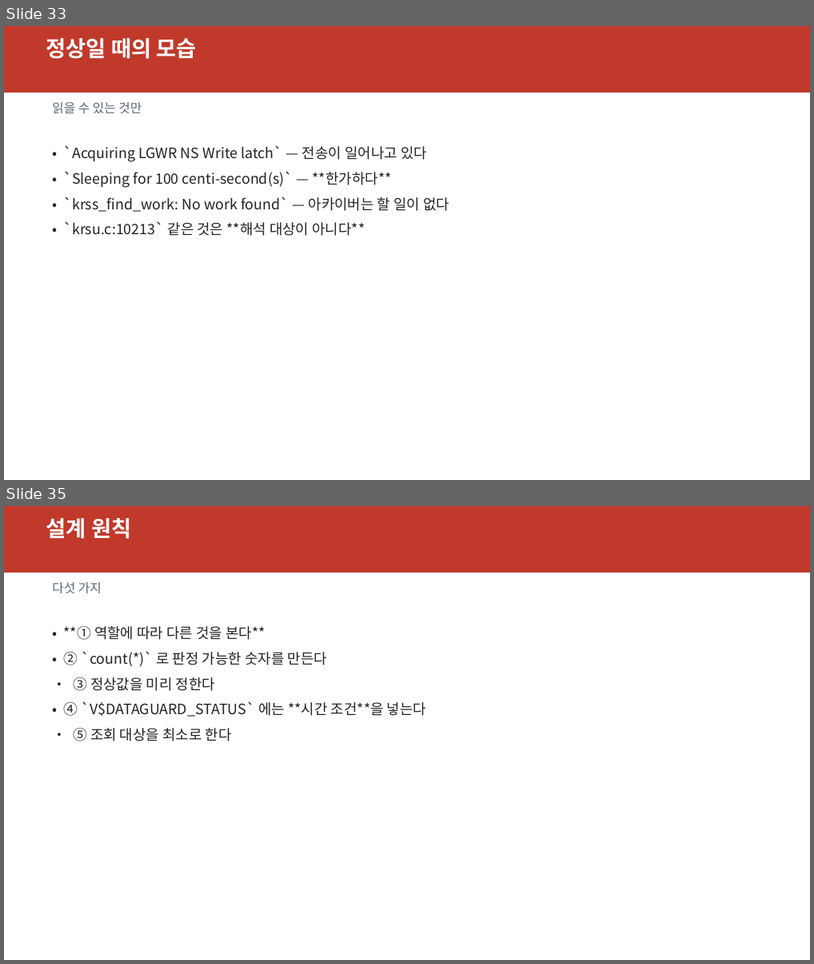
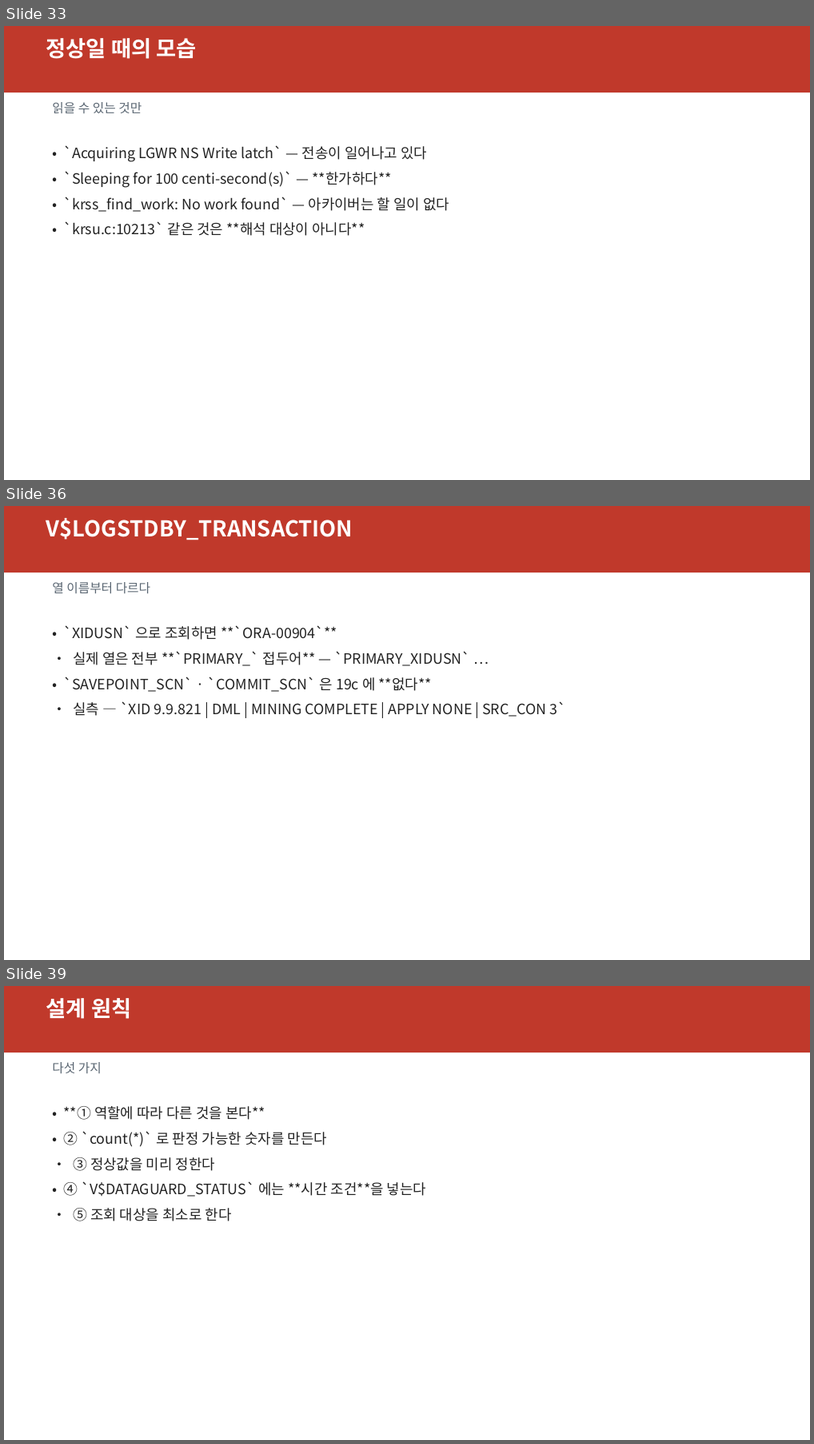
Before and after one commit to elpisk/OracleManual, a slide deck: ADG/15장/15장_V뷰기반모니터링과문제해결.pptx. Shown one above the other, each under a label of ours: slides 33 and 35 before the commit, slides 33, 36 and 39 after it; the slides between them are not shown. The pictures are 814x964 and 814x1444 pixels, drawn with LibreOffice and Linux fonts; fonts in the diff are those of the drawing. Boxes give left, top, right and bottom in pixels: in the first picture for what was removed or moved away, otherwise in the second. Text is boxed around its words. In the diff, an @@ line names an element or a change of style, - is before the commit and + after.

```diff
--- a/ADG/15장/15장_V뷰기반모니터링과문제해결.pptx
+++ b/ADG/15장/15장_V뷰기반모니터링과문제해결.pptx
@@ slide 36 added at [4,506,810,960], background #FFFFFF @@
@@ rectangle added at [4,506,810,572], fill #C0392B @@
@@ text added at [46,518,353,540], 26 pt, text #FFFFFF, bold @@
+V$LOGSTDBY_TRANSACTION
@@ text added at [52,582,150,594], 15 pt, text #5A6672 @@
+열 이름부터 다르다
@@ text added at [63,625,567,716], 17 pt, text #222222 @@
+• `XIDUSN` 으로 조회하면 **`ORA-00904`**
+• 실제 열은 전부 **`PRIMARY_` 접두어** — `PRIMARY_XIDUSN` …
+• `SAVEPOINT_SCN` · `COMMIT_SCN` 은 19c 에 **없다**
+• 실측 — `XID 9.9.821 | DML | MINING COMPLETE | APPLY NONE | SRC_CON 3`
@@ what was slide 35 is now slide 39 @@
```
Also in this commit, not shown: 4 slides changed, 3 other slides added, 7 other files.
